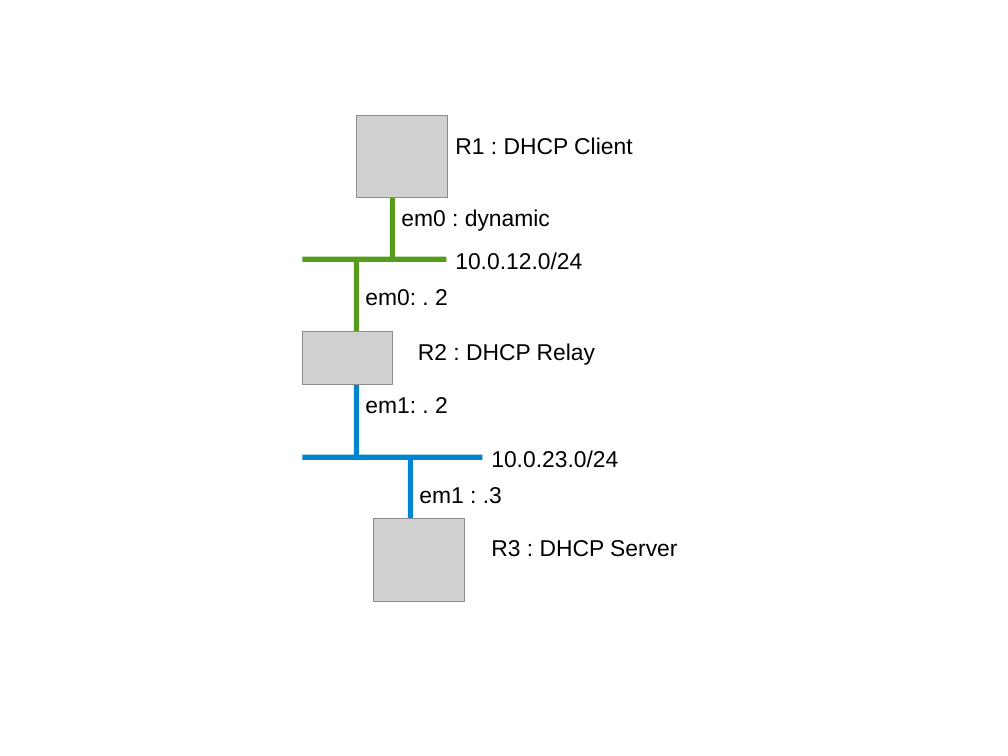
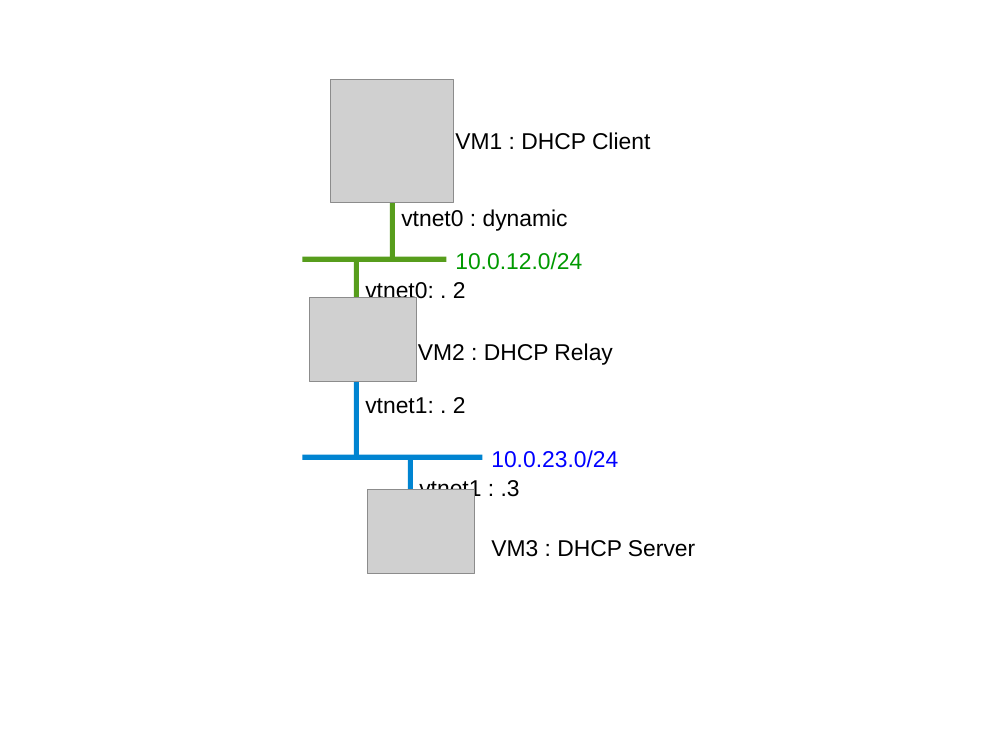
Before and after one commit to ocochard/BSDRP, a slide deck: slide 24 of docs/labs.examples.odp (slide 20 before the commit). Drawn at 1008x756 pixels with LibreOffice and Linux fonts; fonts in the diff are those of the drawing; grey boxes stand for pictures. Boxes give left, top, right and bottom in pixels: in the first picture for what was removed or moved away, otherwise in the second. Text is boxed around its words. In the diff, an @@ line names an element or a change of style, - is before the commit and + after.

```diff
--- a/docs/labs.examples.odp
+++ b/docs/labs.examples.odp
@@ picture: place and size @@
-picture at (357, 115, 447, 198)
+picture at (331, 80, 454, 202)
@@ text at (455, 132, 650, 150): text changed @@
-R1 : DHCP Client
+VM1 : DHCP Client
@@ text at (401, 209, 568, 231): text changed @@
-em0 : dynamic
+vtnet0 : dynamic
@@ text "10.0.12.0/24" at (455, 252, 582, 270): text colour #000000 to #009900 @@
@@ picture: place and size @@
-picture at (303, 331, 393, 384)
+picture at (310, 297, 417, 381)
@@ text at (365, 282, 466, 304): text changed @@
-em0: . 2
+vtnet0: . 2
@@ text at (418, 343, 612, 365): text changed @@
-R2 : DHCP Relay
+VM2 : DHCP Relay
@@ line moved from (357, 457) - (357, 385) to (357, 457) - (357, 374) @@
@@ text at (365, 397, 466, 414): text changed @@
-em1: . 2
+vtnet1: . 2
@@ text "10.0.23.0/24" at (491, 450, 618, 468): text colour #000000 to #0000FF @@
@@ text at (419, 478, 520, 502): text changed @@
-em1 : .3
+vtnet1 : .3
@@ picture: place and size @@
-picture at (373, 520, 464, 602)
+picture at (368, 489, 475, 574)
@@ text at (491, 540, 695, 557): text changed @@
-R3 : DHCP Server
+VM3 : DHCP Server
```
Also in this commit, not shown: 7 other slides changed, 7 slides added, 1 slide removed, 11 other files.
